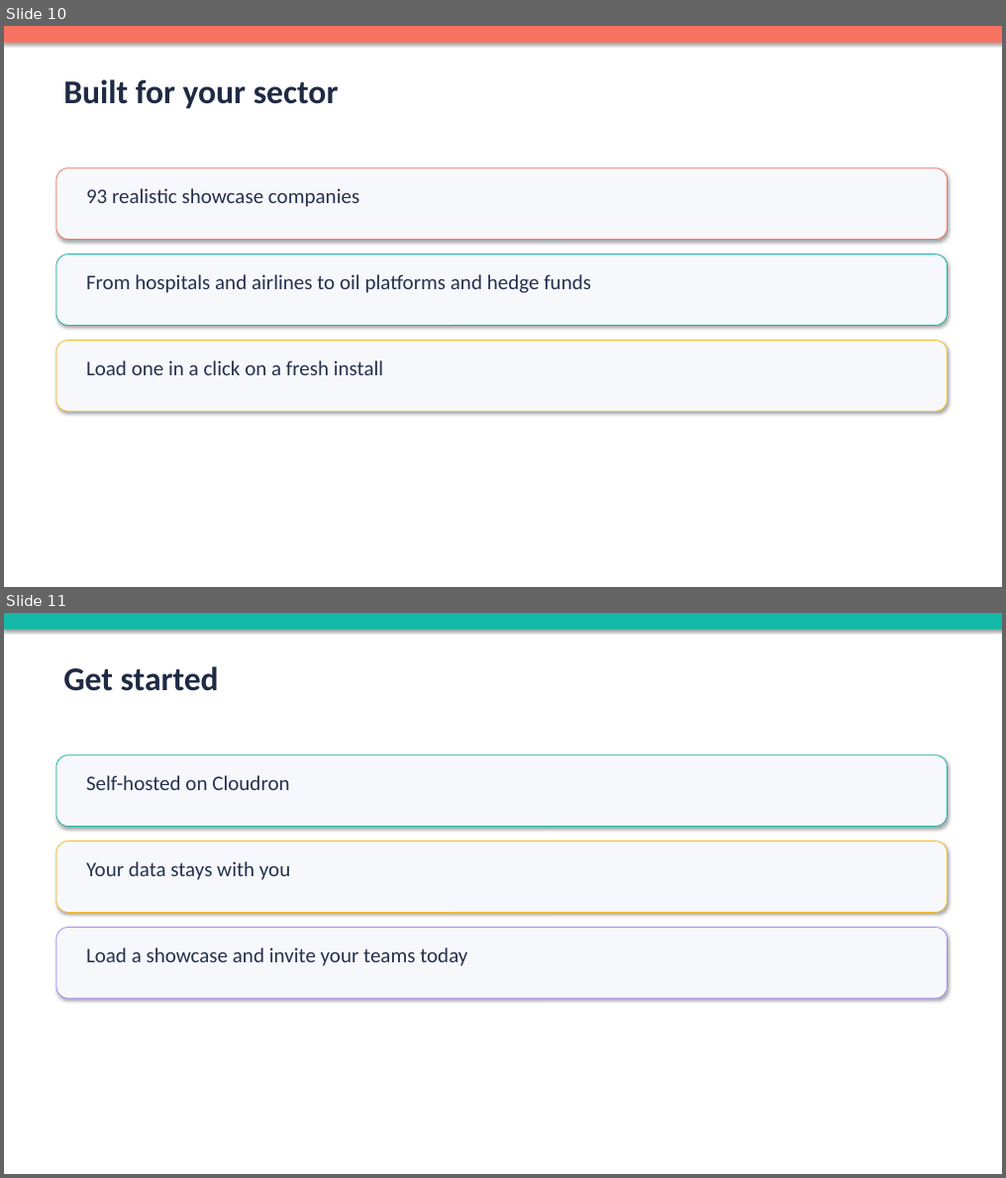
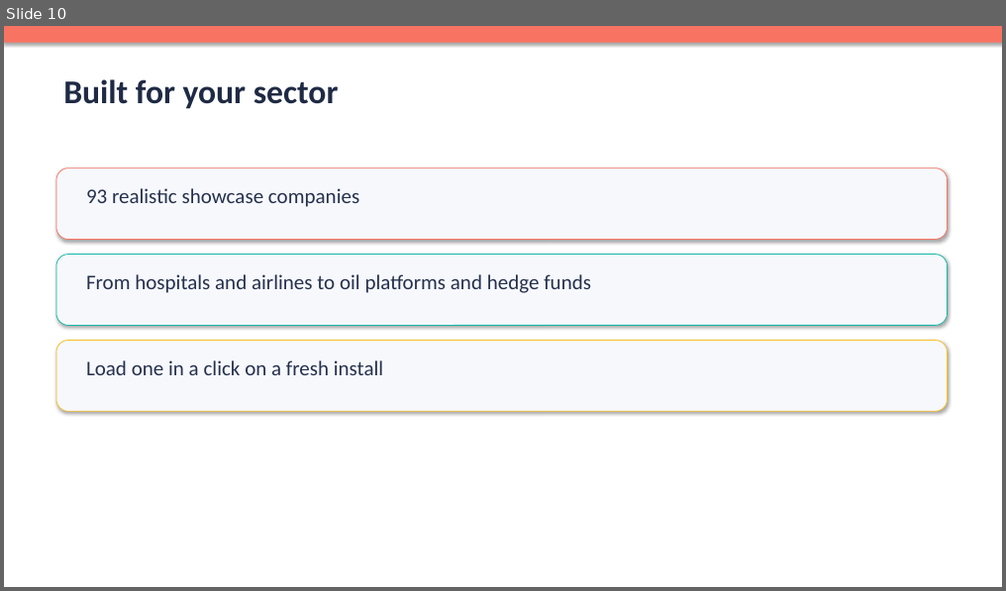
Before and after one commit to partoneoftwo/marketing-material, a slide deck: spacerisk/materials/en/spacerisk-sales-deck.pptx. Shown one above the other, each under a label of ours: slides 10 and 11 before the commit, slide 10 after it. The pictures are 1006x1178 and 1006x591 pixels, drawn with LibreOffice and Linux fonts; fonts in the diff are those of the drawing. Boxes give left, top, right and bottom in pixels: in the first picture for what was removed or moved away, otherwise in the second. Text is boxed around its words. In the diff, an @@ line names an element or a change of style, - is before the commit and + after.

```diff
--- a/spacerisk/materials/en/spacerisk-sales-deck.pptx
+++ b/spacerisk/materials/en/spacerisk-sales-deck.pptx
@@ slide 11 removed at [4, 613, 1002, 1174], background #FFFFFF @@
@@ rectangle removed at [4, 613, 1002, 630] @@
@@ text removed at [63, 666, 219, 691] @@
-Get started
@@ rounded rectangle removed at [56, 756, 947, 827] @@
@@ text removed at [86, 775, 289, 790] @@
-Self-hosted on Cloudron
@@ rounded rectangle removed at [56, 842, 947, 912] @@
@@ text removed at [86, 861, 290, 880] @@
-Your data stays with you
@@ rounded rectangle removed at [56, 928, 947, 998] @@
@@ text removed at [86, 948, 467, 966] @@
-Load a showcase and invite your teams today
```
Also in this commit, not shown: 1 slide added, 54 other files.
